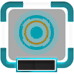
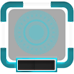
The second 74 x 74 image is a revision of the first. Changes to its layers:
hid "Layer 5" over (x1=19, y1=15, x2=54, y2=50)
